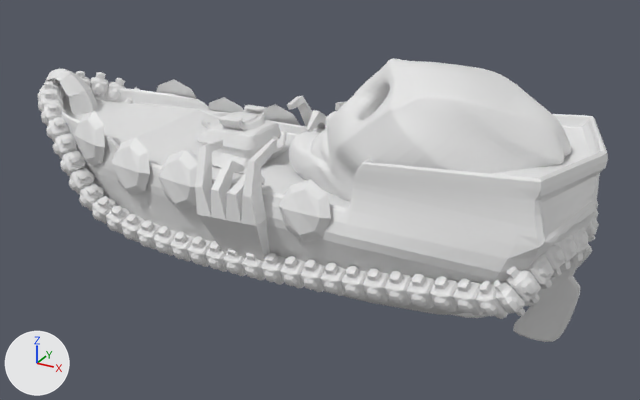
An edit to the Blender file Assets/_Models/skullShip.blend, drawn before and after from the same camera.
The view is the same before and after, from a 50 mm camera at (5.38, -9.04, 4.57) aimed at (0.38, 0.07, 0.02). Lighting does not change. The marker at lower left points along +X, +Y and +Z. Materials are left out; every surface is plain grey.

In view in the first picture: 'Cube', 'shipBase', 'turret hardpoint', 'vertebra'.
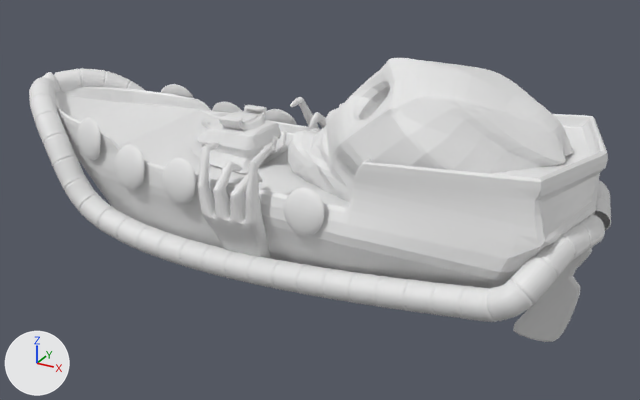
The change, as a diff of the scene's bpy script:
```diff
--- a/Assets/_Models/skullShip.blend.py
+++ b/Assets/_Models/skullShip.blend.py
@@ me_cube_005 @@
 # used by ob_vertebra; location = (0.0, 0.0, 0.0)
-me_cube_005.from_pydata(...)  # 5711 vertices, 5251 faces; spans x -4.11..3.8, y -1.43..1.45, z -0.83..1.21
+me_cube_005.from_pydata(...)  # 1890 vertices, 1643 faces; spans x -4.17..3.96, y -1.57..1.32, z -1.19..1.14
+# me_cube_005 part 1: 37 loose pieces with 5487 vertices, spanning x -4.11..3.8, y -0.05..1.45, z -0.83..1.21, are deleted
+# me_cube_005 part 2: 4 vertices removed from x -0.11..0.12, y -0.89..-0.69, z -0.65..-0.64; 1670 vertices added at x -4.17..3.96, y -1.57..0.0, z -1.19..1.14
@@ ob_vertebra @@
 _m = ob_vertebra.modifiers.new('Mirror', 'MIRROR')
 _m.use_axis = (False, True, False)
+_m.use_clip = True
 _m.use_mirror_merge = False
+_m = ob_vertebra.modifiers.new('Subsurf', 'SUBSURF')
@@ ob_cube @@
 _m = ob_cube.modifiers.new('Mirror', 'MIRROR')
 _m.use_clip = True
-_m = ob_cube.modifiers.new('Subsurf', 'SUBSURF')
```

Where the change shows, as pixel boxes (x1, y1, x2, y2) in the pictures (640 x 400 px):
'vertebra', reshaped, modifiers changed: before (38, 69, 599, 319); after (29, 68, 611, 322)
'Cube', modifiers changed: before (289, 58, 571, 202); after (288, 58, 573, 202)
part 1 of me_cube_005, deleted: before (38, 69, 599, 319)
part 2 of me_cube_005, built on: after (29, 68, 611, 322)
